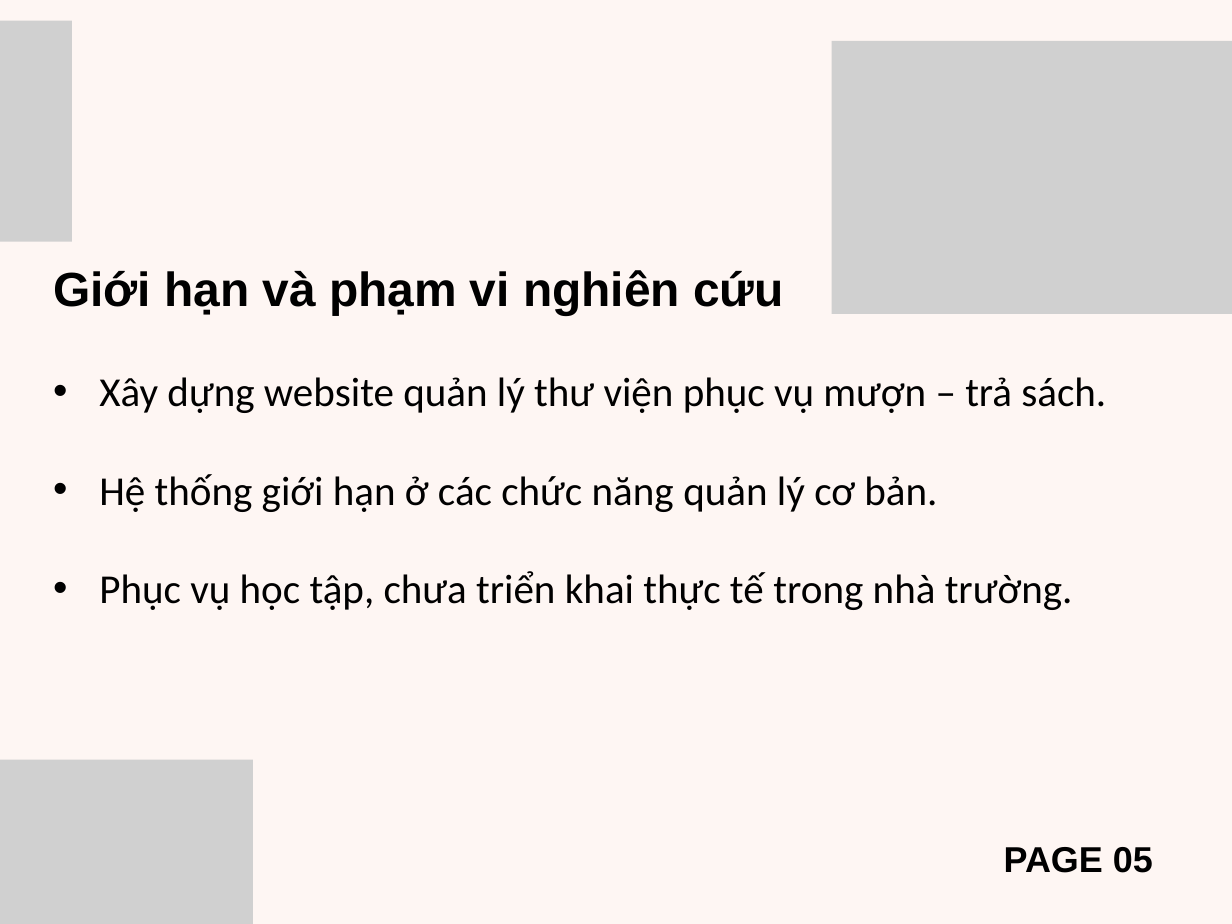
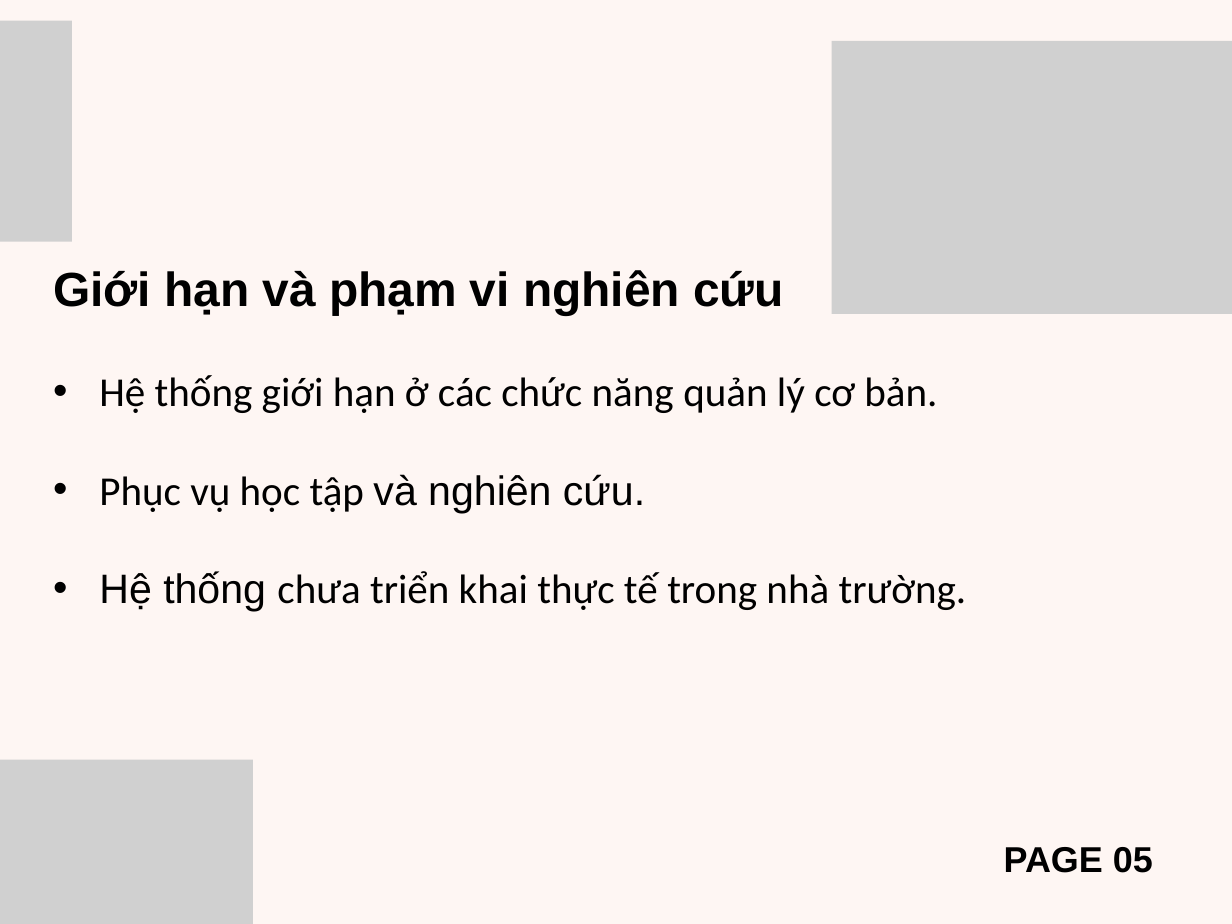
Before and after one commit to QueAnh068/csn-da23ttb-thachnguyenqueanh-webquanlythuvien, a slide deck: slide 5 of thesis/BaoCaoCSNHT.pptx. Drawn at 1232x924 pixels with LibreOffice and Linux fonts; fonts in the diff are those of the drawing; grey boxes stand for pictures. Boxes give left, top, right and bottom in pixels: in the first picture for what was removed or moved away, otherwise in the second. Text is boxed around its words. In the diff, an @@ line names an element or a change of style, - is before the commit and + after.

```diff
--- a/thesis/BaoCaoCSNHT.pptx
+++ b/thesis/BaoCaoCSNHT.pptx
@@ text at [99,377,1106,413]: paragraph removed @@
-• Xây dựng website quản lý thư viện phục vụ mượn – trả sách.
@@ text at [99,474,967,611]: text changed @@
-• Phục vụ học tập, chưa triển khai thực tế trong nhà trường.
+• Phục vụ học tập và nghiên cứu.
+• Hệ thống chưa triển khai thực tế trong nhà trường.
```
Also in this commit, not shown: 6 other slides changed, 3 slides added, 8 slides removed.
